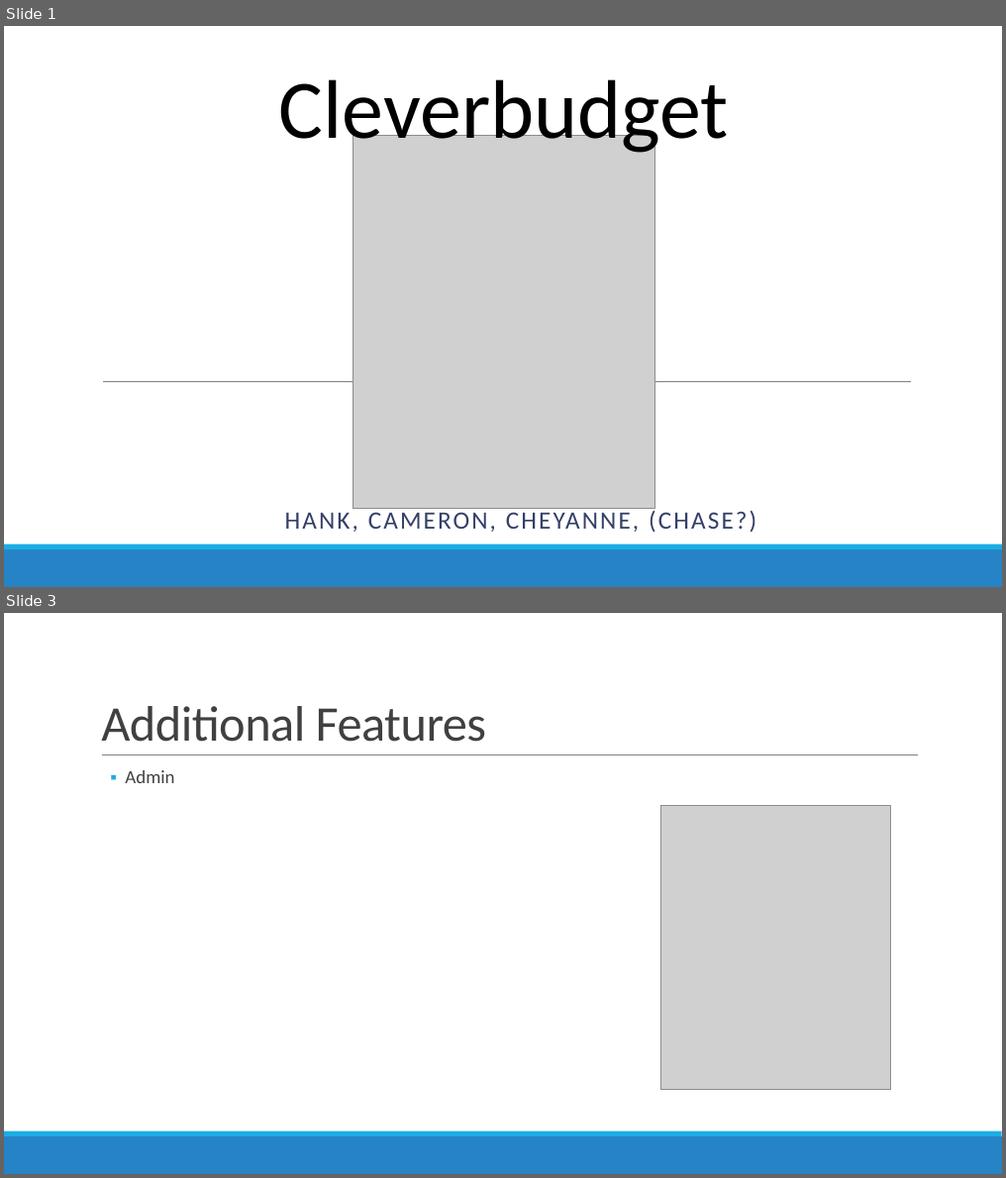
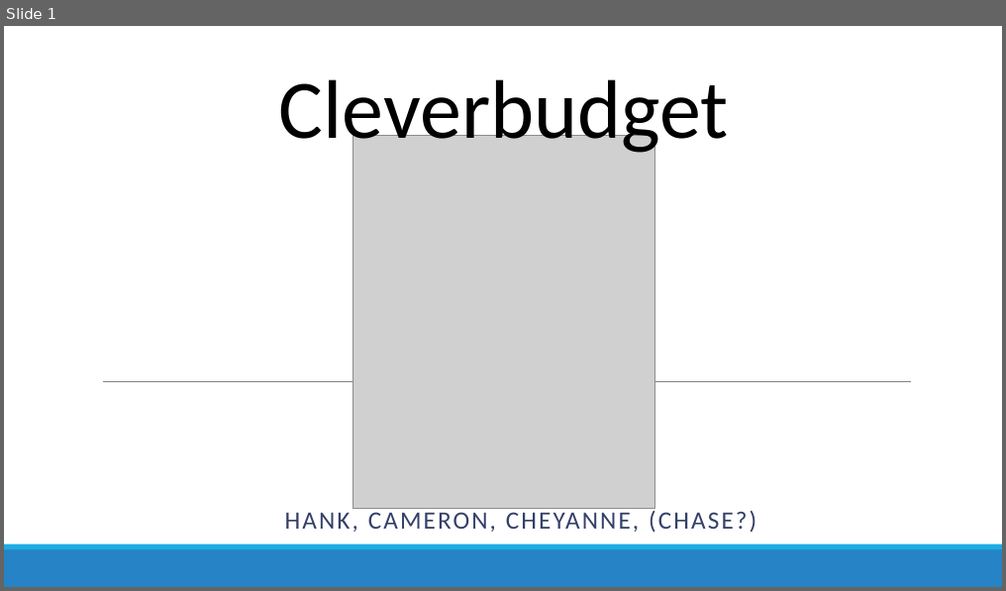
Before and after one commit to CEFSTUDIO/Clever323, a slide deck: Presentations/FinalPresentation.pptx. Shown one above the other, each under a label of ours: slides 1 and 3 before the commit, slide 1 after it; the slides between them are not shown. The pictures are 1006x1178 and 1006x591 pixels, drawn with LibreOffice and Linux fonts; fonts in the diff are those of the drawing; grey boxes stand for pictures. Boxes give left, top, right and bottom in pixels: in the first picture for what was removed or moved away, otherwise in the second. Text is boxed around its words. In the diff, an @@ line names an element or a change of style, - is before the commit and + after.

```diff
--- a/Presentations/FinalPresentation.pptx
+++ b/Presentations/FinalPresentation.pptx
@@ slide 3 removed at (4, 613, 1002, 1174), background #FFFFFF; not listed: 2 template elements that a slide beside it also shows @@
@@ title removed at (101, 706, 486, 742) @@
-Additional Features
@@ line removed from (102, 756) to (918, 756) @@
@@ text removed at (125, 770, 174, 783) @@
-  ▪ Admin
@@ picture removed at (661, 805, 891, 1090) @@
```
Also in this commit, not shown: 1 slide changed, 1 slide added, 1 other slide removed.
